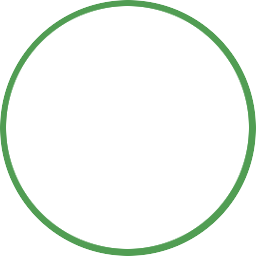
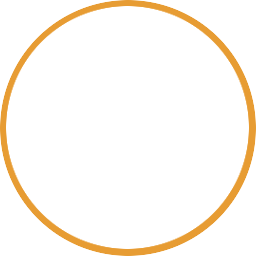
Before/after of a 256x256 layered artwork. What changed in the layer stack:
painted on "outline" over [0,0,256,256]
